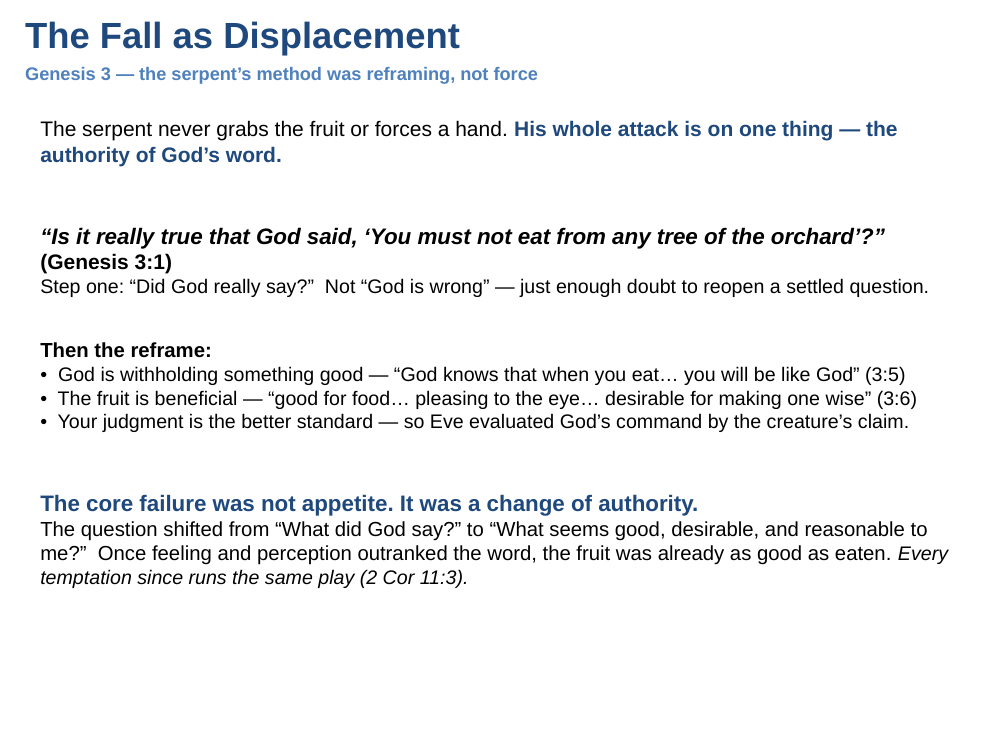
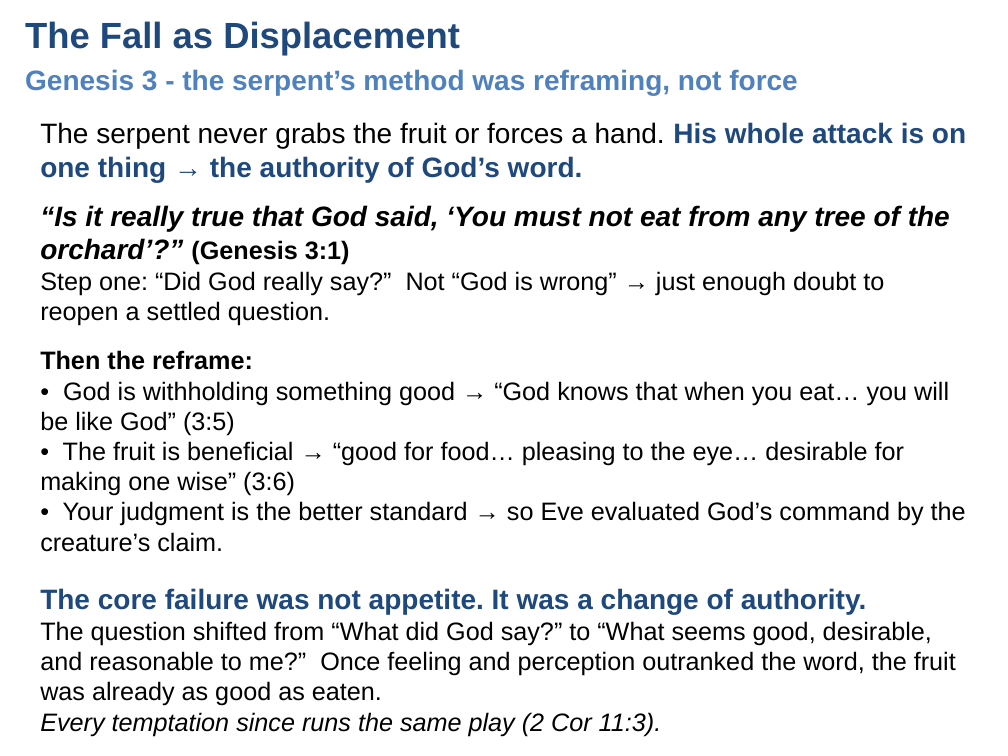
Before and after one commit to UsefulEngines/EvangelismPublic, a slide deck: slide 2 of 2026-Q4/06-LoveCompassionTruth/Week06-LoveCompassionAndTruth.pptx. Drawn at 1008x756 pixels with LibreOffice and Linux fonts; fonts in the diff are those of the drawing. Boxes give left, top, right and bottom in pixels: in the first picture for what was removed or moved away, otherwise in the second. Text is boxed around its words. In the diff, an @@ line names an element or a change of style, - is before the commit and + after.

Commit message:
Update
Update

```diff
--- a/2026-Q4/06-LoveCompassionTruth/Week06-LoveCompassionAndTruth.pptx
+++ b/2026-Q4/06-LoveCompassionTruth/Week06-LoveCompassionAndTruth.pptx
@@ text at [25,69,798,95]: text changed; size 13 to 20 pt @@
-Genesis 3 — the serpent’s method was reframing, not force
+Genesis 3 - the serpent’s method was reframing, not force
@@ text at [40,122,966,182]: text changed; size 15 to 20 pt @@
-The serpent never grabs the fruit or forces a hand. His whole attack is on one thing — the authority of God’s word.
+The serpent never grabs the fruit or forces a hand. His whole attack is on one thing → the authority of God’s word.
@@ text at [40,205,950,265]: size 16 to 20 pt in "“Is it really true that God said, ..."; size 15 to 18 pt in "(Genesis 3:1)" @@
@@ text "“Is it really true that ...": place and size @@
-text "“Is it really true that ..." at [40,227,930,297]
+text "“Is it really true that ..." at [40,205,950,326]
@@ text at [40,271,884,326]: text changed; size 14 to 18 pt @@
-Step one: “Did God really say?” Not “God is wrong” — just enough doubt to reopen a settled question.
+Step one: “Did God really say?” Not “God is wrong” → just enough doubt to reopen a settled question.
@@ text at [40,350,966,552]: text changed; size 14 to 18 pt @@
-Then the reframe:
-• God is withholding something good — “God knows that when you eat… you will be like God” (3:5)
-• The fruit is beneficial — “good for food… pleasing to the eye… desirable for making one wise” (3:6)
-• Your judgment is the better standard — so Eve evaluated God’s command by the creature’s claim.
+Then the reframe:
+• God is withholding something good → “God knows that when you eat… you will be like God” (3:5)
+• The fruit is beneficial → “good for food… pleasing to the eye… desirable for making one wise” (3:6)
+• Your judgment is the better standard → so Eve evaluated God’s command by the creature’s claim.
@@ text at [40,588,956,736]: text changed; size 14.5 to 18 pt @@
-The core failure was not appetite. It was a change of authority.
-The question shifted from “What did God say?” to “What seems good, desirable, and reasonable to me?” Once feeling and perception outranked the word, the fruit was already as good as eaten. Every temptation since runs the same play (2 Cor 11:3).
+The core failure was not appetite. It was a change of authority.
+The question shifted from “What did God say?” to “What seems good, desirable, and reasonable to me?” Once feeling and perception outranked the word, the fruit was already as good as eaten.
+Every temptation since runs the same play (2 Cor 11:3).
```
Also in this commit, not shown: 6 other slides changed.
